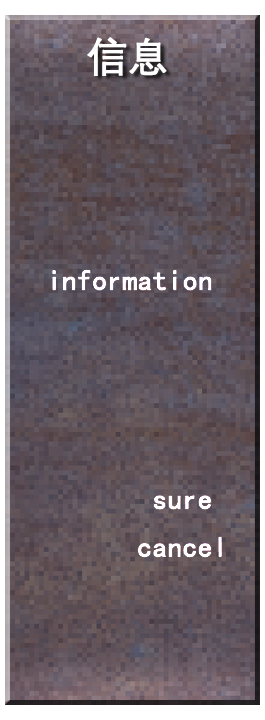
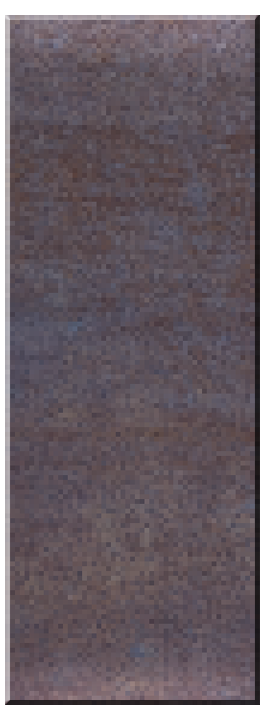
Comparing the layer stacks of the two 265×720 images. Changes:
hid "信息" over bbox(87, 37, 167, 76)
hid "图层 0" over bbox(51, 37, 222, 558)
